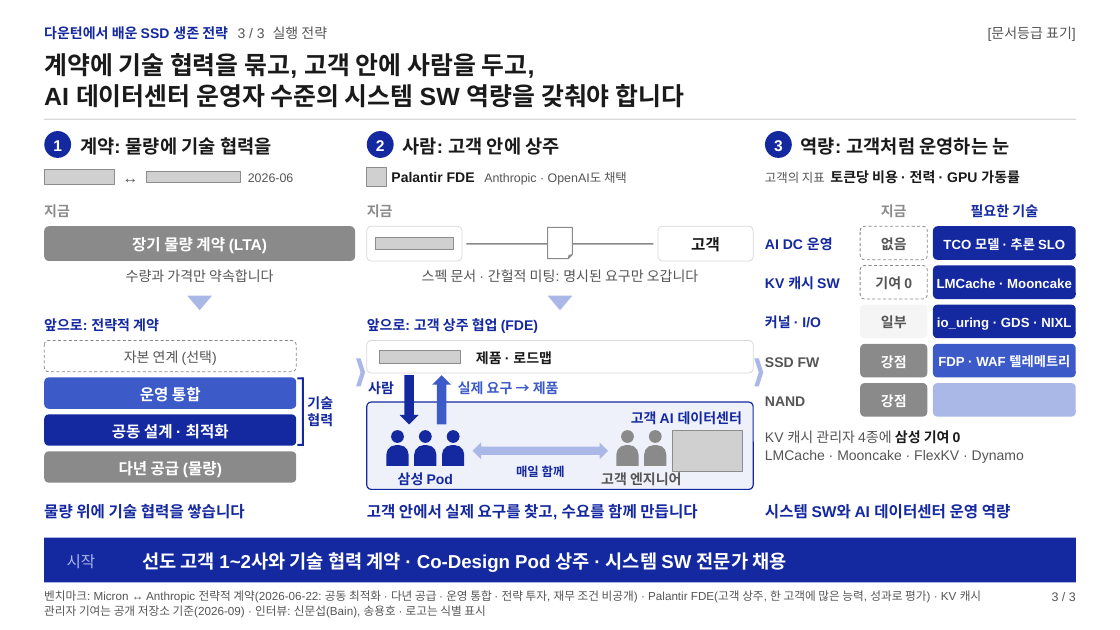
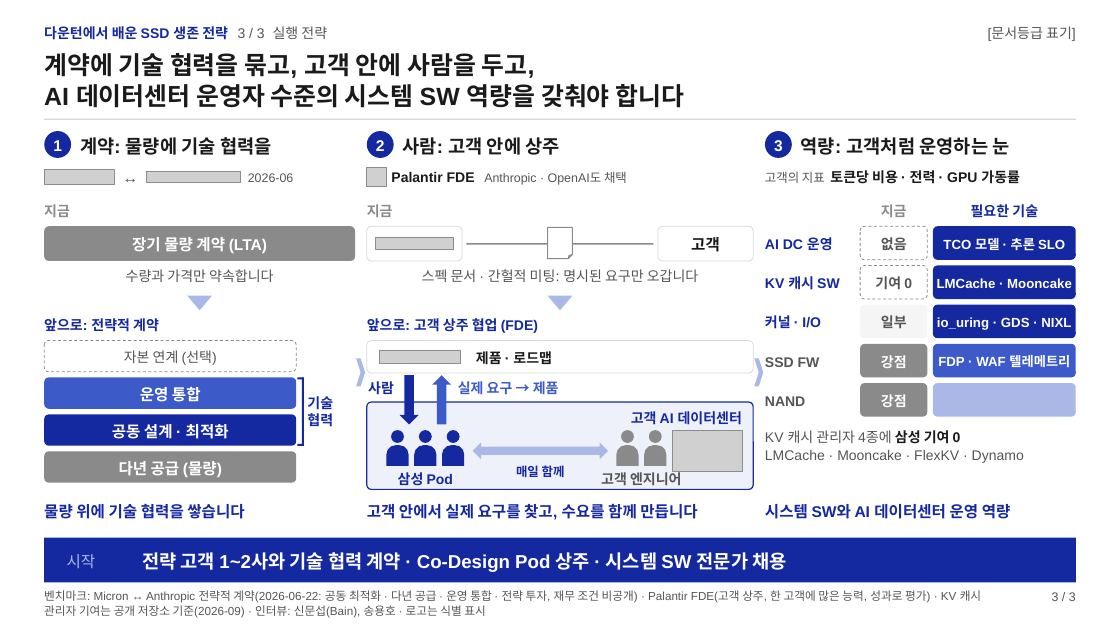
Before and after one commit to k31001/action-learning, a slide deck: slide 3 of outputs/presentation/ssd-survival-strategy.pptx. Drawn at 1120x630 pixels with LibreOffice and Linux fonts; fonts in the diff are those of the drawing; grey boxes stand for pictures. Boxes give left, top, right and bottom in pixels: in the first picture for what was removed or moved away, otherwise in the second. Text is boxed around its words. In the diff, an @@ line names an element or a change of style, - is before the commit and + after.

```diff
--- a/outputs/presentation/ssd-survival-strategy.pptx
+++ b/outputs/presentation/ssd-survival-strategy.pptx
@@ text at [142, 552, 786, 572]: text changed @@
-선도 고객 1~2사와 기술 협력 계약 · Co-Design Pod 상주 · 시스템 SW 전문가 채용
+전략 고객 1~2사와 기술 협력 계약 · Co-Design Pod 상주 · 시스템 SW 전문가 채용
```
Also in this commit, not shown: 5 other files.
